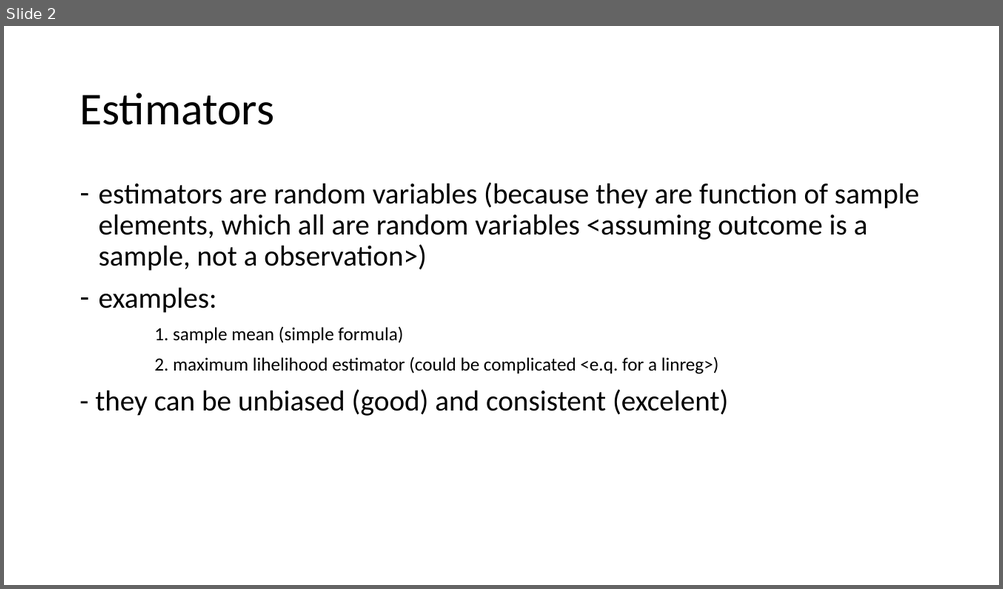
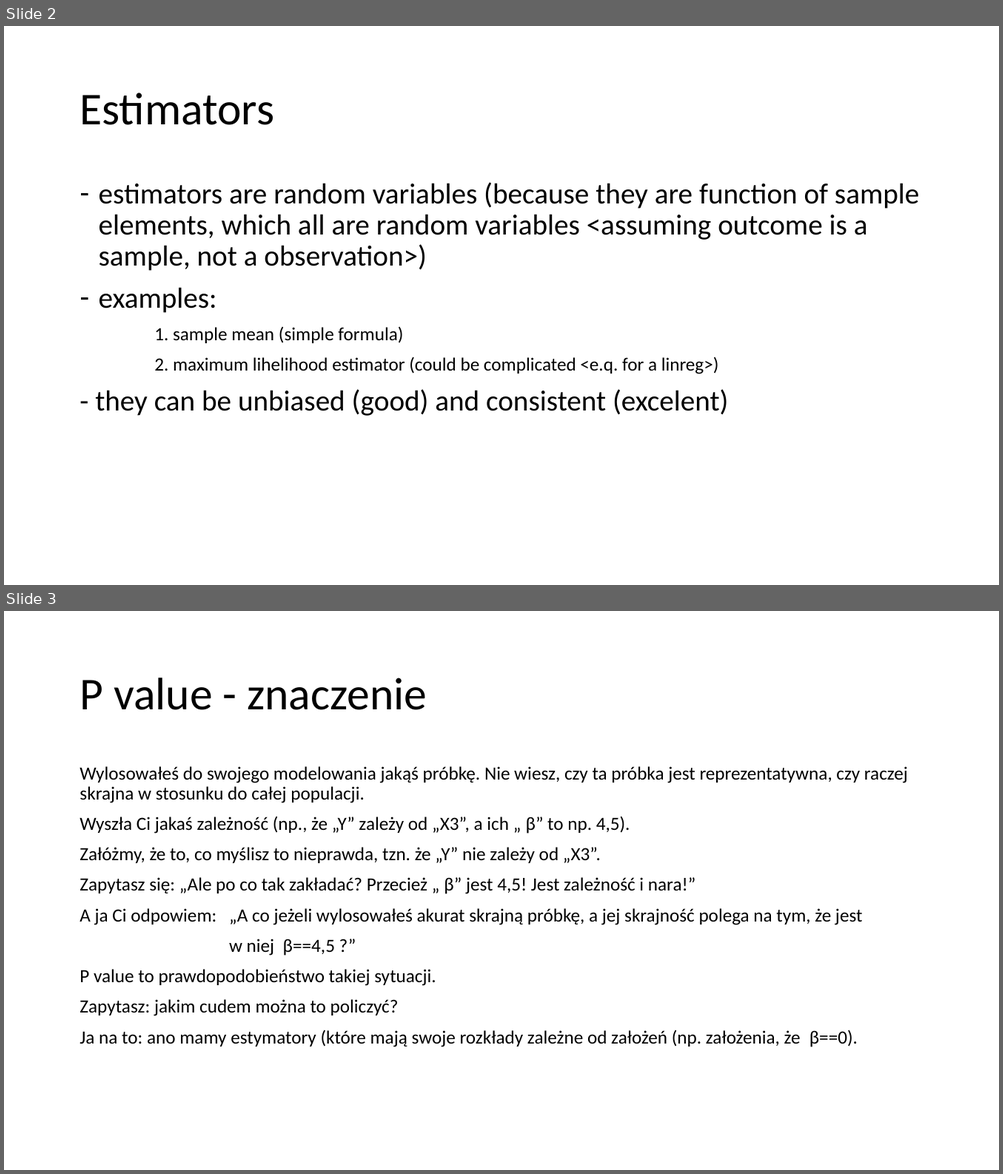
Before and after one commit to PawelBrysch/sth-knowledge, a slide deck: source/math_linreg2/presentation.pptx. Shown one above the other, each under a label of ours: slide 2 before the commit, slides 2 and 3 after it. The pictures are 1003x589 and 1003x1174 pixels, drawn with LibreOffice and Linux fonts; fonts in the diff are those of the drawing. Boxes give left, top, right and bottom in pixels: in the first picture for what was removed or moved away, otherwise in the second. Text is boxed around its words. In the diff, an @@ line names an element or a change of style, - is before the commit and + after.

```diff
--- a/source/math_linreg2/presentation.pptx
+++ b/source/math_linreg2/presentation.pptx
@@ slide 3 added at (4, 611, 999, 1170), background #FFFFFF @@
@@ title added at (79, 678, 427, 710), 44 pt, text #000000 @@
+P value - znaczenie
@@ text added at (79, 766, 908, 1048), 18 pt, text #000000 @@
+Wylosowałeś do swojego modelowania jakąś próbkę. Nie wiesz, czy ta próbka jest reprezentatywna, czy raczej skrajna w stosunku do całej populacji.
+Wyszła Ci jakaś zależność (np., że „Y” zależy od „X3”, a ich „ β” to np. 4,5).
+Załóżmy, że to, co myślisz to nieprawda, tzn. że „Y” nie zależy od „X3”.
+Zapytasz się: „Ale po co tak zakładać? Przecież „ β” jest 4,5! Jest zależność i nara!”
+A ja Ci odpowiem: „A co jeżeli wylosowałeś akurat skrajną próbkę, a jej skrajność polega na tym, że jest
+w niej β==4,5 ?”
+P value to prawdopodobieństwo takiej sytuacji.
+Zapytasz: jakim cudem można to policzyć?
+Ja na to: ano mamy estymatory (które mają swoje rozkłady zależne od założeń (np. założenia, że β==0).
```
Also in this commit, not shown: 8 other files.
